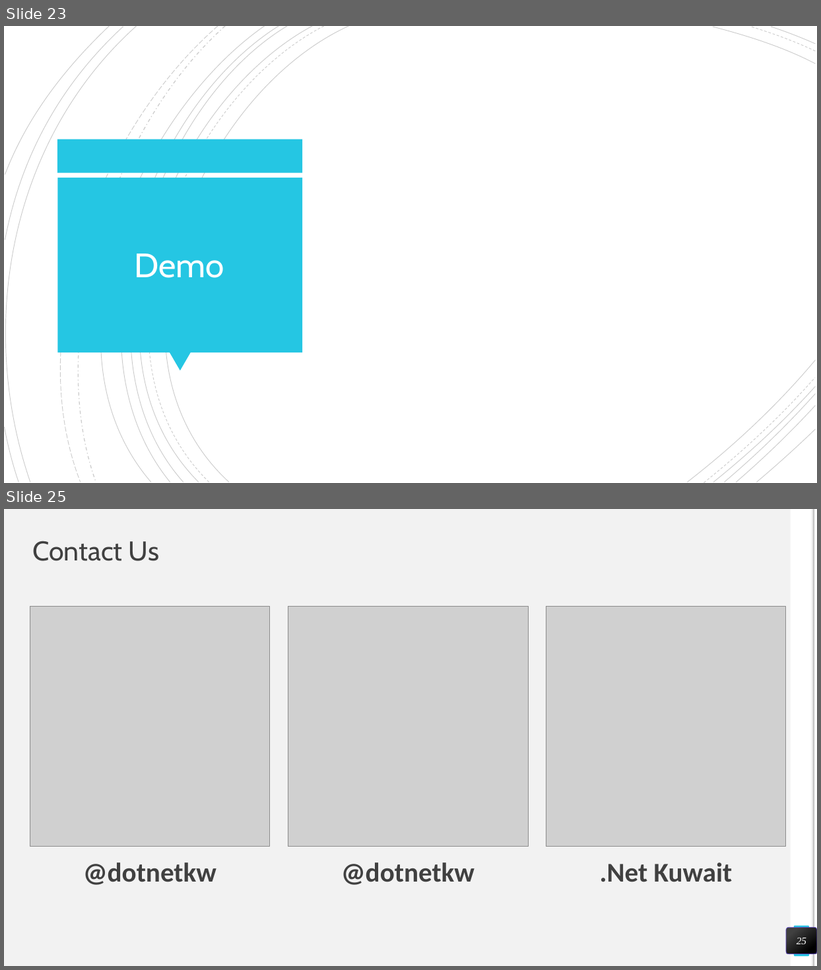
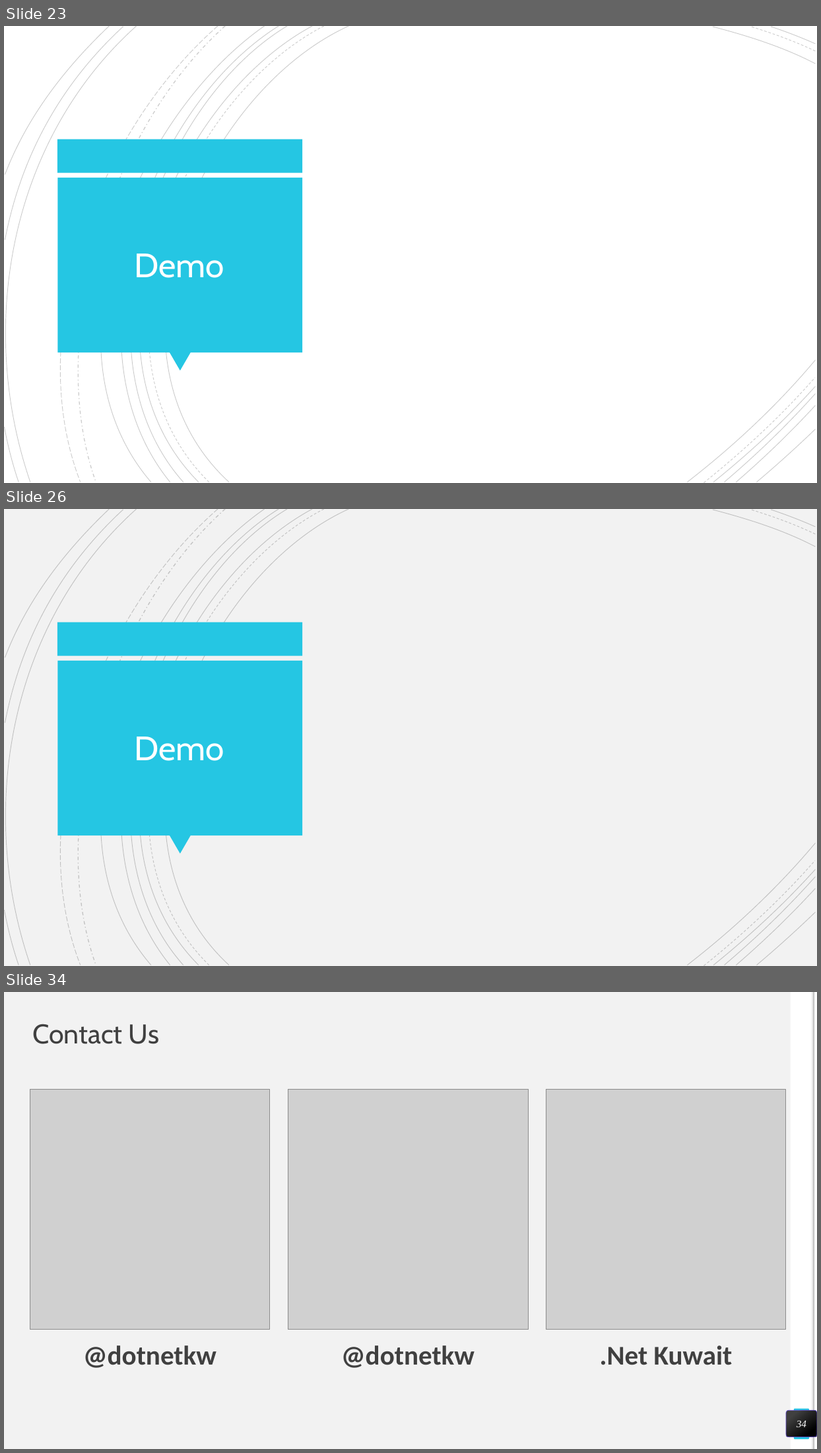
Before and after one commit to miroprocessor/azure-kuwait, a slide deck: 4- Intro to Azure Cosmos DB/Intro to Azure Cosmos DB.pptx. Shown one above the other, each under a label of ours: slides 23 and 25 before the commit, slides 23, 26 and 34 after it; the slides between them are not shown. The pictures are 821x970 and 821x1453 pixels, drawn with LibreOffice and Linux fonts; fonts in the diff are those of the drawing; grey boxes stand for pictures. Boxes give left, top, right and bottom in pixels: in the first picture for what was removed or moved away, otherwise in the second. Text is boxed around its words. In the diff, an @@ line names an element or a change of style, - is before the commit and + after.

```diff
--- a/4- Intro to Azure Cosmos DB/Intro to Azure Cosmos DB.pptx
+++ b/4- Intro to Azure Cosmos DB/Intro to Azure Cosmos DB.pptx
@@ slide 26 added at [4, 509, 817, 966], background #F2F2F2; not listed: 3 template elements that a slide beside it also shows @@
@@ rectangle added at [4, 509, 817, 966], fill #F2F2F2 @@
@@ group added at [4, 509, 816, 966]: 21 freeform shapes @@
@@ rectangle added at [57, 623, 303, 656], fill #25C6E3 @@
@@ rectangle added at [57, 661, 302, 836], fill #25C6E3 @@
@@ title added at [135, 737, 224, 761], 40 pt, text #FFFFFF @@
+Demo
@@ triangle added at [169, 836, 191, 854], fill #25C6E3 @@
@@ what was slide 25 is now slide 34 @@
@@ page number at [797, 1421, 807, 1428]: text changed @@
-25
+34
```
Also in this commit, not shown: 2 slides changed, 8 other slides added, 2 other files.
